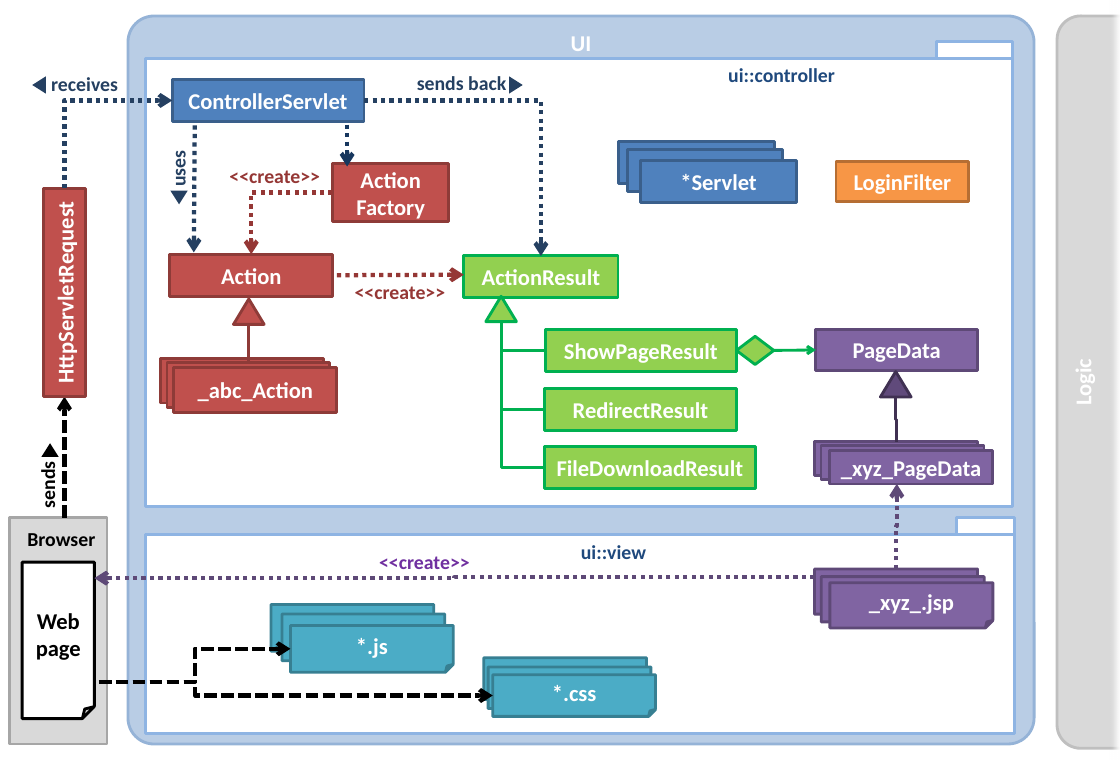
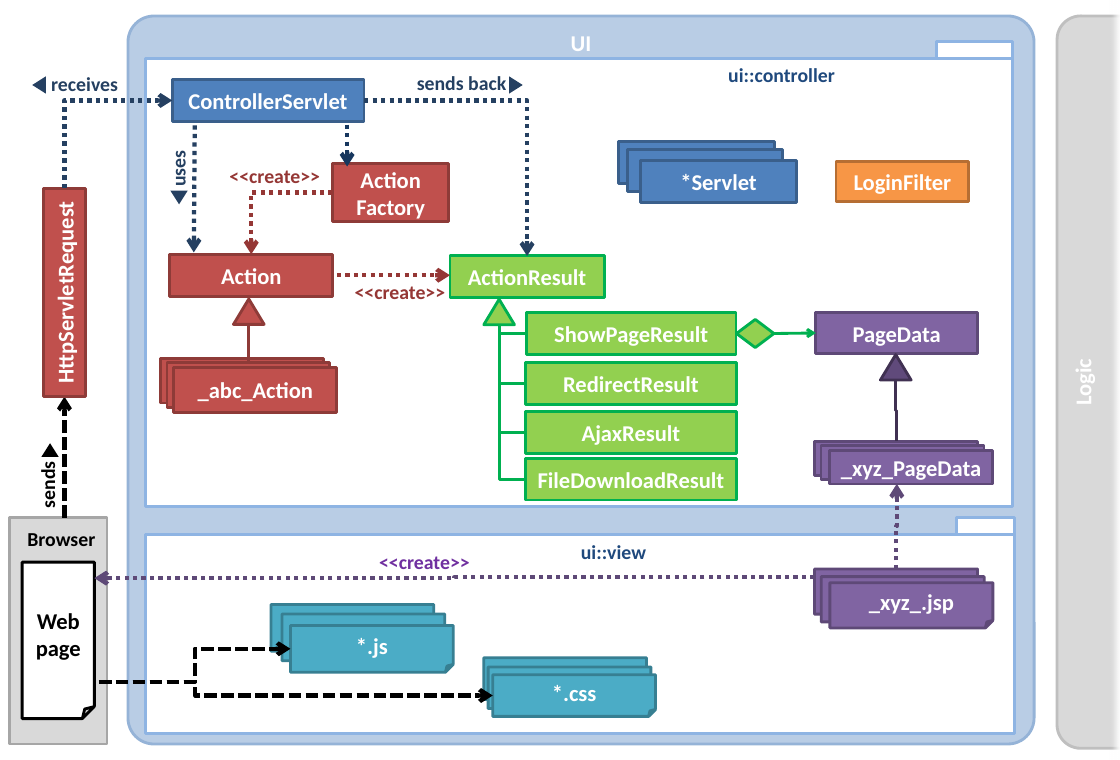
Before and after one commit to TEAMMATES/teammates, a slide deck: slide 1 of doc/diagrams/UiComponent.pptx. Drawn at 1120x760 pixels with LibreOffice and Linux fonts; fonts in the diff are those of the drawing. Boxes give left, top, right and bottom in pixels: in the first picture for what was removed or moved away, otherwise in the second. Text is boxed around its words. In the diff, an @@ line names an element or a change of style, - is before the commit and + after.

```diff
--- a/doc/diagrams/UiComponent.pptx
+++ b/doc/diagrams/UiComponent.pptx
@@ rounded rectangle removed at <box>128,16,1035,745</box> @@
-UI
@@ rounded rectangle added at <box>128,16,1035,745</box>, fill #B9CDE5, outline #95B3D7 2 pt, 16 pt, text #FFFFFF, bold @@
+UI
@@ rectangle removed at <box>145,58,1013,507</box> @@
-ui::controller
@@ rectangle added at <box>145,58,1013,507</box>, fill #FFFFFF, outline #8EB4E3 2 pt, 14 pt, text #1F497D, bold @@
+ui::controller
@@ elbow arrow moved from (364, 101) - (541, 256) to (364, 101) - (527, 256) @@
@@ rectangle "ActionResult": place and size @@
-rectangle "ActionResult" at <box>464,256,619,298</box>
+rectangle "ActionResult" at <box>450,256,605,298</box>
@@ arrow moved from (337, 275) - (464, 274) to (337, 275) - (450, 275) @@
@@ elbow line moved from (501, 322) - (545, 468) to (499, 325) - (526, 432) @@
@@ elbow line moved from (501, 322) - (545, 410) to (499, 325) - (526, 383) @@
@@ elbow line moved from (501, 322) - (546, 351) to (499, 325) - (526, 333) @@
@@ elbow line added from (499, 325) to (526, 480), #00B050 2 pt @@
@@ rectangle "ShowPageResult": place and size @@
-rectangle "ShowPageResult" at <box>546,329,737,371</box>
+rectangle "ShowPageResult" at <box>526,313,736,355</box>
@@ 1 rectangle, 1 triangle, 1 diamond, 1 arrow: place and size @@
-1 rectangle, 1 triangle, 1 diamond, 1 arrow at <box>737,329,978,397</box>
+1 rectangle, 1 triangle, 1 diamond, 1 arrow at <box>737,312,978,380</box>
@@ rectangle "RedirectResult": place and size @@
-rectangle "RedirectResult" at <box>545,388,737,430</box>
+rectangle "RedirectResult" at <box>526,363,737,405</box>
@@ elbow line moved from (896, 397) - (896, 442) to (896, 380) - (896, 442) @@
@@ rectangle added at <box>526,412,737,453</box>, fill #92D050, outline #00B050 2 pt, 16 pt, text #FFFFFF, bold @@
+AjaxResult
@@ rectangle "FileDownloadResult": place and size @@
-rectangle "FileDownloadResult" at <box>545,447,755,489</box>
+rectangle "FileDownloadResult" at <box>526,458,737,500</box>
```
Also in this commit, not shown: 5 other files.
